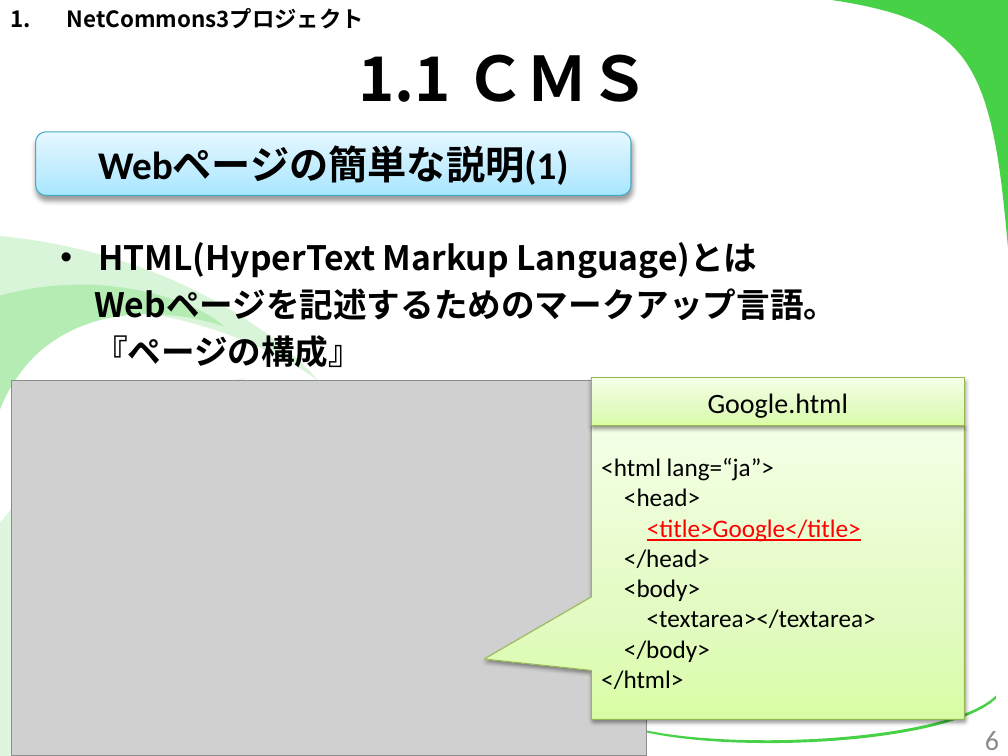
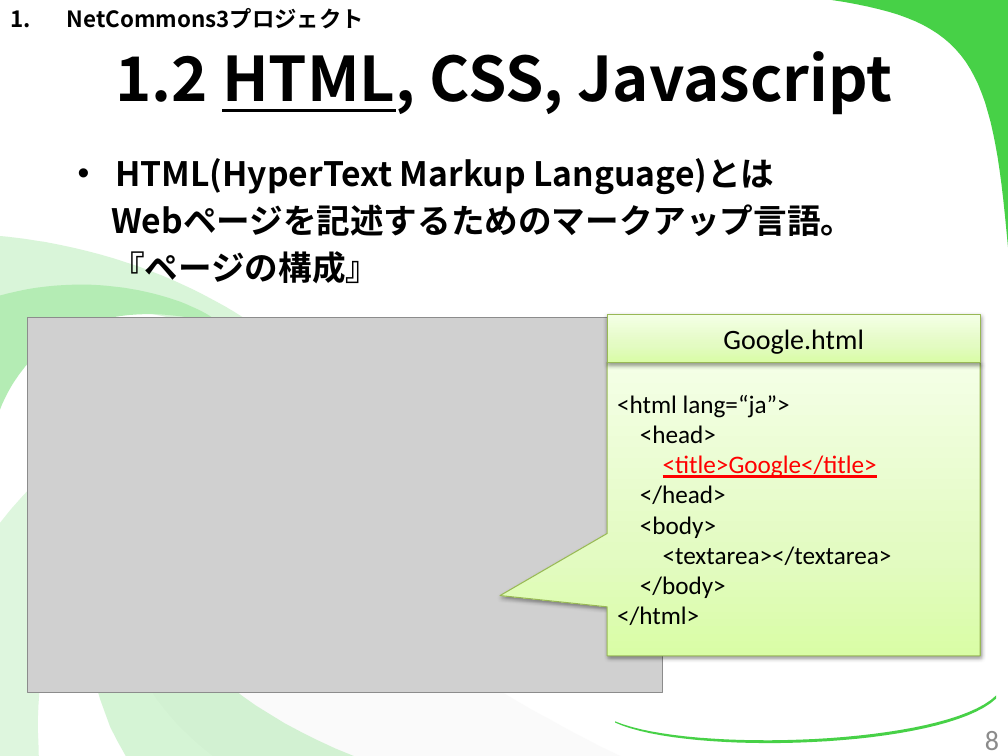
Before and after one commit to kotaro0717/Report-Management, a slide deck: slide 8 of PowerPoint/report_hokada.pptx (slide 6 before the commit). Drawn at 1008x756 pixels with LibreOffice and Linux fonts; fonts in the diff are those of the drawing; grey boxes stand for pictures. Boxes give left, top, right and bottom in pixels: in the first picture for what was removed or moved away, otherwise in the second. Text is boxed around its words. In the diff, an @@ line names an element or a change of style, - is before the commit and + after.

```diff
--- a/PowerPoint/report_hokada.pptx
+++ b/PowerPoint/report_hokada.pptx
@@ title at (x1=115, y1=51, x2=892, y2=115): text changed @@
-1.1 ＣＭＳ
+1.2 HTML, CSS, Javascript
@@ rounded rectangle removed at (x1=35, y1=132, x2=631, y2=196) @@
-Webページの簡単な説明(1)
@@ text "HTML(HyperText Markup Language)とは" rewrapped from (x1=94, y1=242, x2=837, y2=368) to (x1=111, y1=158, x2=854, y2=290) @@
@@ 1 picture, 1 speech box, 1 rectangle moved together from (x1=12, y1=378, x2=965, y2=756) to (x1=28, y1=314, x2=980, y2=692) @@
@@ page number at (x1=985, y1=731, x2=999, y2=750): text changed @@
-6
+8
```
Also in this commit, not shown: 24 other slides changed, 4 slides added.
